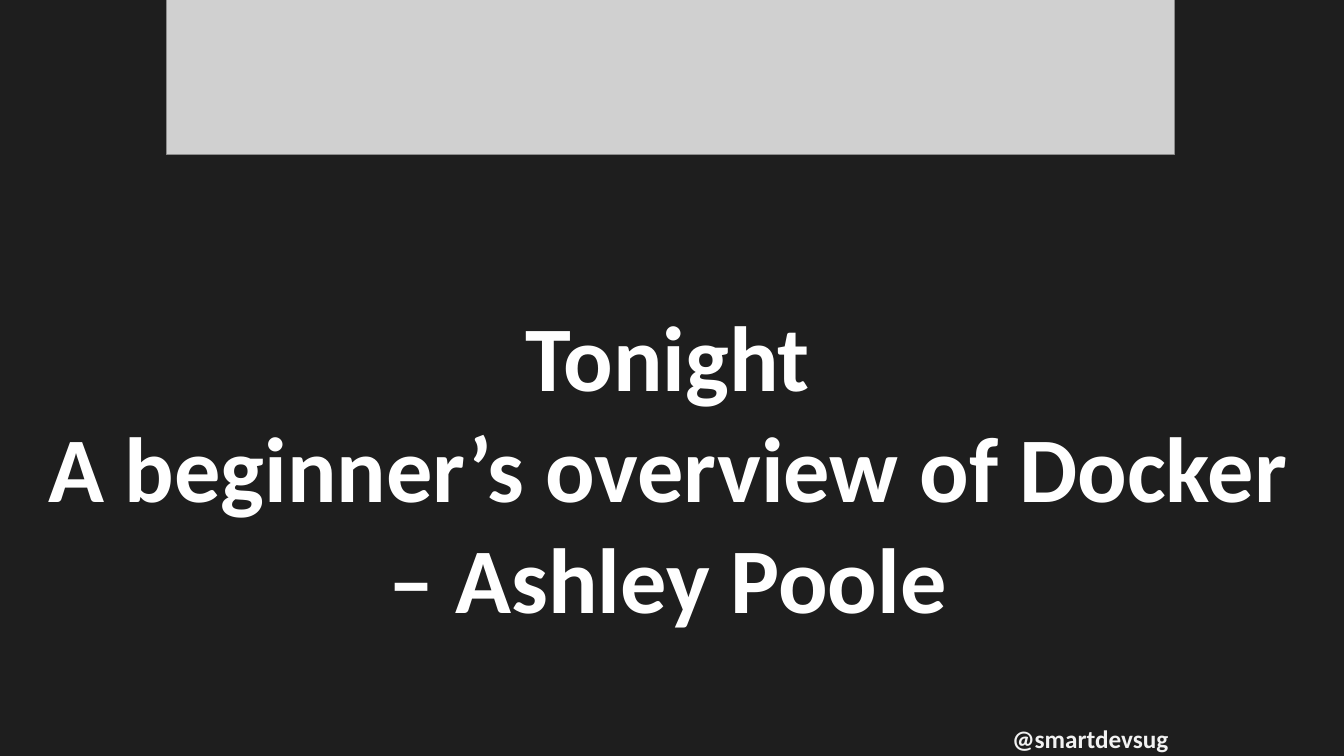
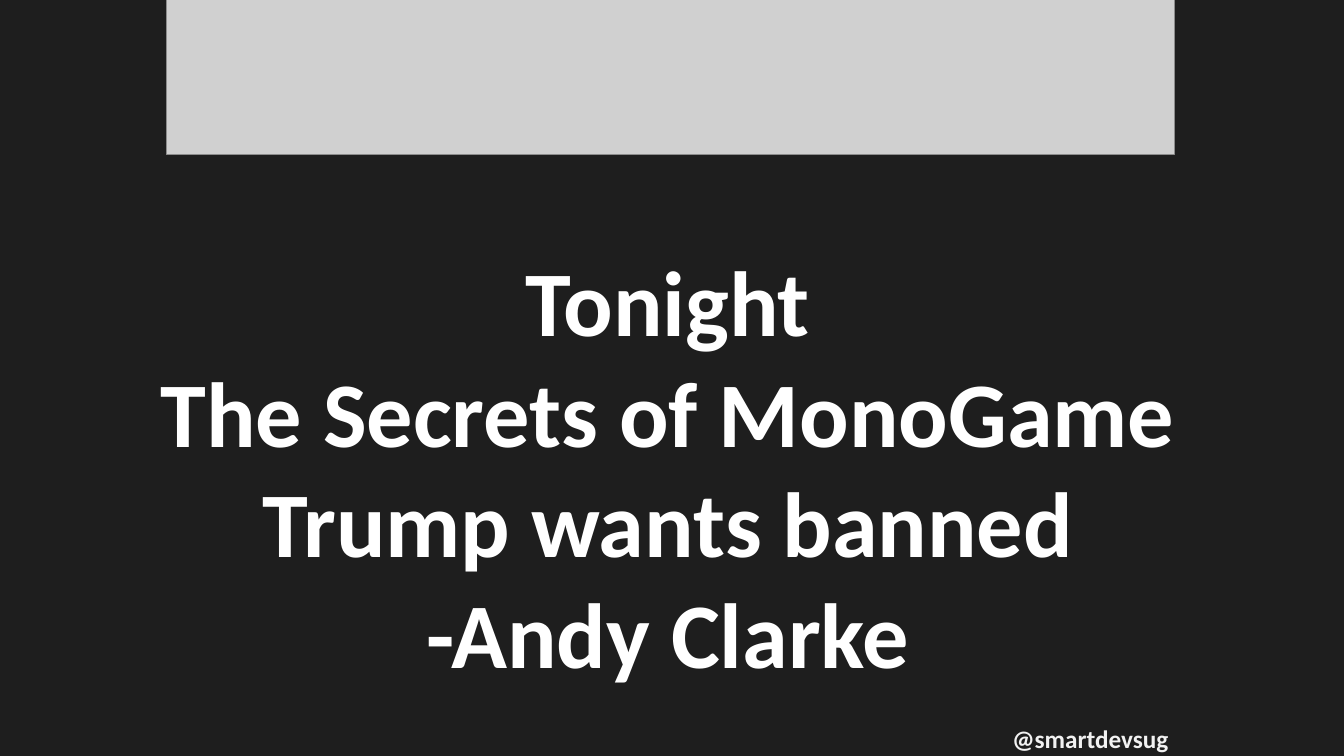
Before and after one commit to rippo/smartdevs, a slide deck: slide 7 of WelcomePresentation-SmartDevs.pptx (slide 9 before the commit). Drawn at 1344x756 pixels with LibreOffice and Linux fonts; fonts in the diff are those of the drawing; grey boxes stand for pictures. Boxes give left, top, right and bottom in pixels: in the first picture for what was removed or moved away, otherwise in the second. Text is boxed around its words. In the diff, an @@ line names an element or a change of style, - is before the commit and + after.

```diff
--- a/WelcomePresentation-SmartDevs.pptx
+++ b/WelcomePresentation-SmartDevs.pptx
@@ text at (161, 271, 1174, 683): text changed @@
-Tonight
-A beginner’s overview of Docker – Ashley Poole
+Tonight
+The Secrets of MonoGame Trump wants banned
+-Andy Clarke
```
Also in this commit, not shown: 1 other slide changed, 2 slides removed.
